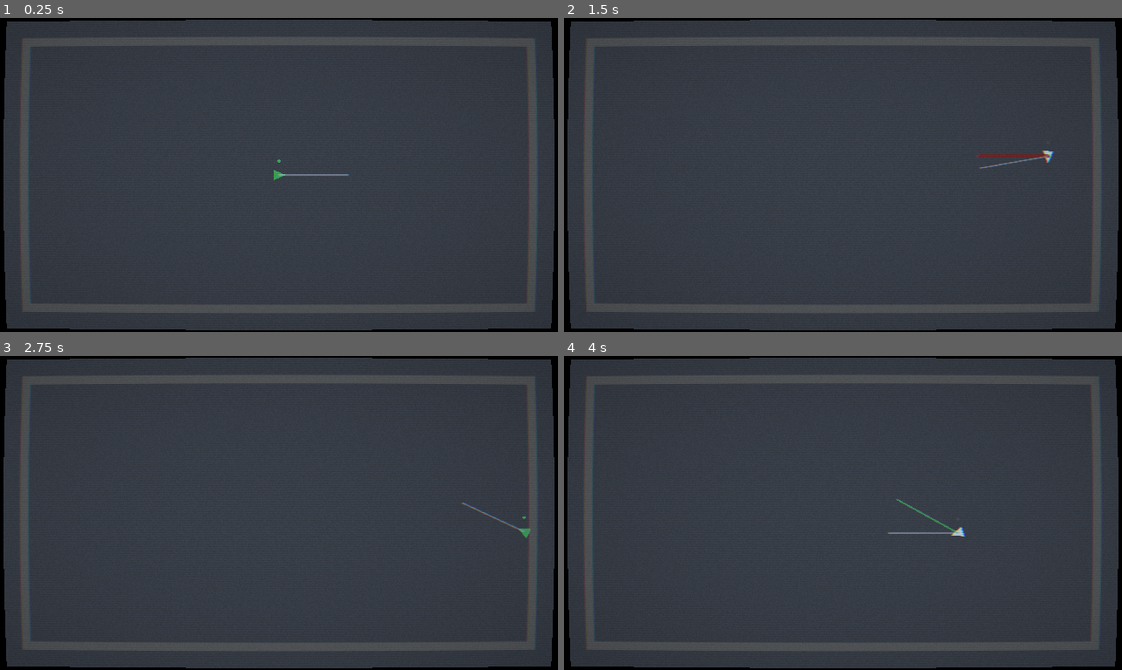
Above: before the commit, frames 1-4 (two rows, left to right).
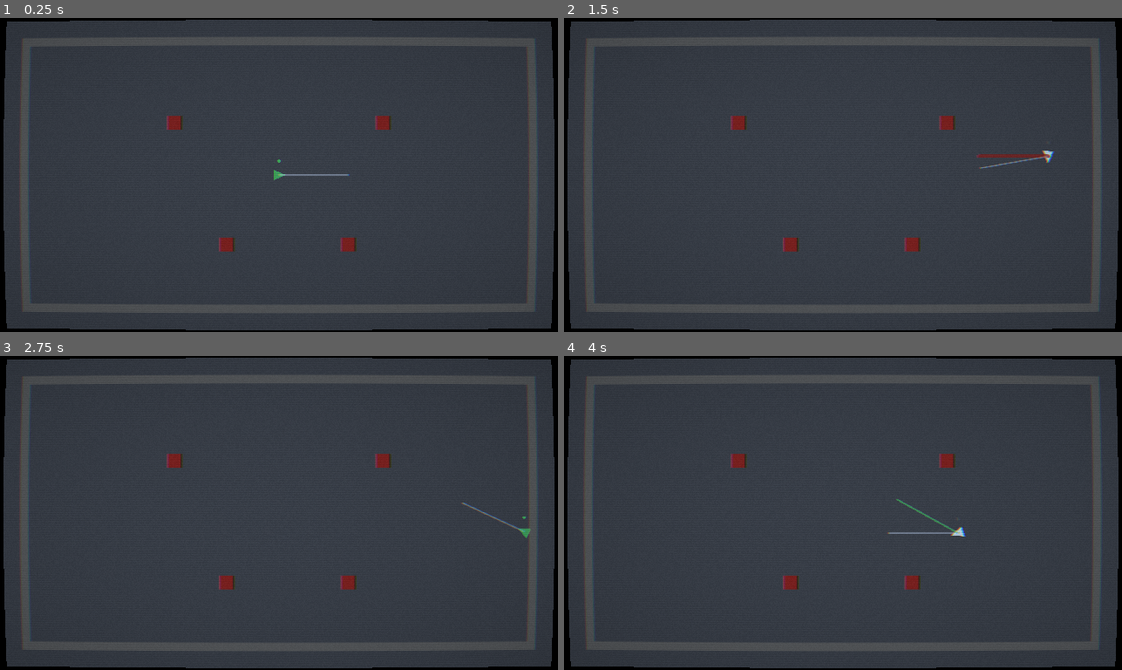
Above: after the commit, the same moments.

Repository: artemiiShabanov/slash-dash-slash
Game: Godot game, scene res://scenes/demos/m3_combat_demo.tscn
Two runs of this game, one before a commit and one after it. Both use one fixed random seed, a clock stepped at 60 frames per second and the inputs below. Before the commit the project starts from res://scenes/demos/m2_dash_demo.tscn.
Inputs (mouse positions are in pixels of both pictures, inside the frame that each line leads up to):
- Up to frame 1 (0.25 s): no input
- Up to frame 2 (1.5 s): tap Enter at 0.5 s; move the mouse to (965, 159) at 0.52 s; hold D 0.53-1.25 s; click (965, 159) at 0.67 s; tap Space at 0.77 s; drag from (731, 190) to (815, 237) at 1.27 s
- Up to frame 3 (2.75 s): tap Space at 2 s; move the mouse to (334, 443) at 2.02 s; hold D from 2.03 s (still down); click (334, 443) at 2.17 s
- Up to frame 4 (4 s): release D at 2.75 s; tap Enter at 2.75 s; drag from (815, 575) to (675, 465) at 2.77 s; move the mouse to (1010, 560) at 3.52 s; hold A from 3.53 s (still down); click (1010, 560) at 3.67 s; tap Space at 3.77 s

The runs differ from the first frame. In frame 1, 0.5% of the frame differs, in the area x 29-71%, y 31-75%; in frame 2, 0.5%; in frame 3, 0.5%; in frame 4, 0.5%.

Commit message:
Ship hit_detection spec (M3)
A slash dash now damages every enemy whose body the player passes
through, in a single pass. Reposition dashes deal no damage. Each
enemy takes damage at most once per dash.

- HitTuning resource: base_damage (placeholder until M5 sword stats),
  hit_radius_offset (forgiveness margin past body radius)
- HitArea (Area2D) child on the player. Monitoring toggles on
  weapon_fired, off on dash_ended. Initial overlaps caught via
  await get_tree().physics_frame; subsequent contacts via area_entered
- Per-dash hit list (_hit_this_dash) prevents double-tap on the same
  enemy in one dash; cleared at weapon_fired
- hit_landed(target, damage, position, dash_direction) signal on the
  player for future systems (gem procs, juice, sound)
- Enemy interface is duck-typed: any node in group "enemy" with a
  take_dash_hit(damage, dash_direction) method participates. Armor
  logic will live inside that method per armor-direction
- DummyEnemy scene + script: 3 HP placeholder for M3 smoke testing.
  Polygon2D + Area2D root, white-flash on hit, queue_free at 0 HP
- M3 combat demo: M2 arena + 4 dummies. Set as project main scene
- Collision layers: HitArea on layer=0 mask=2; dummies on layer=2
  mask=0. One-way detection

Spec at specs/hit_detection.md (Shipped).

Co-Authored-By: Claude Opus 4.7 (1M context) <noreply@anthropic.com>

Diff:
--- a/slash-dash-slash/project.godot
+++ b/slash-dash-slash/project.godot
@@ -11,7 +11,7 @@
 [application]
 
 config/name="slash-dash-slash"
-run/main_scene="res://scenes/demos/m2_dash_demo.tscn"
+run/main_scene="res://scenes/demos/m3_combat_demo.tscn"
 config/features=PackedStringArray("4.4", "Mobile")
 config/icon="res://icon.svg"
 
--- /dev/null
+++ b/slash-dash-slash/resources/hit_tuning.tres
@@ -0,0 +1,8 @@
+[gd_resource type="Resource" script_class="HitTuning" load_steps=2 format=3 uid="uid://b1hittunbas3"]
+
+[ext_resource type="Script" path="res://scripts/resources/hit_tuning.gd" id="1_htune"]
+
+[resource]
+script = ExtResource("1_htune")
+base_damage = 1
+hit_radius_offset = 2.0
--- /dev/null
+++ b/slash-dash-slash/scenes/demos/m3_combat_demo.tscn
@@ -0,0 +1,73 @@
+[gd_scene load_steps=4 format=3 uid="uid://dh7g6fuaexaj1"]
+
+[ext_resource type="PackedScene" path="res://scenes/player.tscn" id="1_player"]
+[ext_resource type="Script" uid="uid://cq54ixyk4iy5a" path="res://scripts/input_feedback_overlay.gd" id="2_overlay"]
+[ext_resource type="PackedScene" path="res://scenes/dummy_enemy.tscn" id="3_dummy"]
+
+[node name="M3CombatDemo" type="Node2D"]
+
+[node name="Camera2D" type="Camera2D" parent="."]
+
+[node name="Walls" type="Node2D" parent="."]
+
+[node name="WallTop" type="StaticBody2D" parent="Walls"]
+
+[node name="Visual" type="Polygon2D" parent="Walls/WallTop"]
+color = Color(0.45, 0.42, 0.38, 1)
+polygon = PackedVector2Array(-300, -160, 300, -160, 300, -150, -300, -150)
+
+[node name="CollisionPolygon2D" type="CollisionPolygon2D" parent="Walls/WallTop"]
+polygon = PackedVector2Array(-300, -160, 300, -160, 300, -150, -300, -150)
+
+[node name="WallBottom" type="StaticBody2D" parent="Walls"]
+
+[node name="Visual" type="Polygon2D" parent="Walls/WallBottom"]
+color = Color(0.45, 0.42, 0.38, 1)
+polygon = PackedVector2Array(-300, 150, 300, 150, 300, 160, -300, 160)
+
+[node name="CollisionPolygon2D" type="CollisionPolygon2D" parent="Walls/WallBottom"]
+polygon = PackedVector2Array(-300, 150, 300, 150, 300, 160, -300, 160)
+
+[node name="WallLeft" type="StaticBody2D" parent="Walls"]
+
+[node name="Visual" type="Polygon2D" parent="Walls/WallLeft"]
+color = Color(0.45, 0.42, 0.38, 1)
+polygon = PackedVector2Array(-300, -160, -290, -160, -290, 160, -300, 160)
+
+[node name="CollisionPolygon2D" type="CollisionPolygon2D" parent="Walls/WallLeft"]
+polygon = PackedVector2Array(-300, -160, -290, -160, -290, 160, -300, 160)
+
+[node name="WallRight" type="StaticBody2D" parent="Walls"]
+
+[node name="Visual" type="Polygon2D" parent="Walls/WallRight"]
+color = Color(0.45, 0.42, 0.38, 1)
+polygon = PackedVector2Array(290, -160, 300, -160, 300, 160, 290, 160)
+
+[node name="CollisionPolygon2D" type="CollisionPolygon2D" parent="Walls/WallRight"]
+polygon = PackedVector2Array(290, -160, 300, -160, 300, 160, 290, 160)
+
+[node name="Enemies" type="Node2D" parent="."]
+
+[node name="DummyA" parent="Enemies" instance=ExtResource("3_dummy")]
+position = Vector2(-120, -60)
+
+[node name="DummyB" parent="Enemies" instance=ExtResource("3_dummy")]
+position = Vector2(120, -60)
+
+[node name="DummyC" parent="Enemies" instance=ExtResource("3_dummy")]
+position = Vector2(-60, 80)
+
+[node name="DummyD" parent="Enemies" instance=ExtResource("3_dummy")]
+position = Vector2(80, 80)
+
+[node name="Player" parent="." instance=ExtResource("1_player")]
+
+[node name="UILayer" type="CanvasLayer" parent="."]
+
+[node name="FeedbackOverlay" type="Control" parent="UILayer"]
+layout_mode = 3
+anchors_preset = 15
+anchor_right = 1.0
+anchor_bottom = 1.0
+mouse_filter = 2
+script = ExtResource("2_overlay")
--- /dev/null
+++ b/slash-dash-slash/scenes/dummy_enemy.tscn
@@ -0,0 +1,18 @@
+[gd_scene load_steps=3 format=3]
+
+[ext_resource type="Script" path="res://scripts/dummy_enemy.gd" id="1_dummy"]
+
+[sub_resource type="CircleShape2D" id="cs_dummy"]
+radius = 8.0
+
+[node name="DummyEnemy" type="Area2D"]
+collision_layer = 2
+collision_mask = 0
+script = ExtResource("1_dummy")
+
+[node name="Visual" type="Polygon2D" parent="."]
+polygon = PackedVector2Array(-8, -8, 8, -8, 8, 8, -8, 8)
+color = Color(0.65, 0.16, 0.13, 1)
+
+[node name="CollisionShape2D" type="CollisionShape2D" parent="."]
+shape = SubResource("cs_dummy")
--- a/slash-dash-slash/scenes/player.tscn
+++ b/slash-dash-slash/scenes/player.tscn
@@ -1,17 +1,22 @@
-[gd_scene load_steps=6 format=3]
+[gd_scene load_steps=8 format=3]
 
 [ext_resource type="Script" path="res://scripts/player.gd" id="1_player"]
 [ext_resource type="Resource" path="res://resources/dash_tuning.tres" id="2_tuning"]
 [ext_resource type="Resource" path="res://resources/weapon_tuning.tres" id="3_wtune"]
 [ext_resource type="PackedScene" path="res://scenes/ui/stamina_pips.tscn" id="4_pips"]
+[ext_resource type="Resource" path="res://resources/hit_tuning.tres" id="5_htune"]
 
 [sub_resource type="CircleShape2D" id="cs_player"]
 radius = 6.0
+
+[sub_resource type="CircleShape2D" id="cs_hitarea"]
+radius = 8.0
 
 [node name="Player" type="CharacterBody2D"]
 script = ExtResource("1_player")
 tuning = ExtResource("2_tuning")
 weapon_tuning = ExtResource("3_wtune")
+hit_tuning = ExtResource("5_htune")
 
 [node name="Body" type="Polygon2D" parent="."]
 ; Right-pointing arrow so rotation is readable: tip at (8, 0).
@@ -28,4 +33,13 @@
 begin_cap_mode = 2
 end_cap_mode = 2
 
+[node name="HitArea" type="Area2D" parent="."]
+collision_layer = 0
+collision_mask = 2
+monitoring = false
+monitorable = false
+
+[node name="HitAreaShape" type="CollisionShape2D" parent="HitArea"]
+shape = SubResource("cs_hitarea")
+
 [node name="StaminaPips" parent="." instance=ExtResource("4_pips")]
--- /dev/null
+++ b/slash-dash-slash/scripts/dummy_enemy.gd
@@ -0,0 +1,32 @@
+extends Area2D
+class_name DummyEnemy
+
+## Placeholder enemy for the M3 hit-detection smoke test.
+## Replaced by real enemy specs in M4.
+
+@export var max_health: int = 3
+
+@onready var visual: Polygon2D = $Visual
+
+var health: int = 0
+var _flash_tween: Tween = null
+
+func _ready() -> void:
+	add_to_group("enemy")
+	health = max_health
+	visual.modulate = Color(1, 1, 1, 1)
+
+## Player calls this on contact during a slash dash. Armor logic will live
+## here (per `armor-direction`) but for now we just subtract.
+func take_dash_hit(damage: int, _dash_direction: Vector2) -> void:
+	health -= damage
+	_flash()
+	if health <= 0:
+		queue_free()
+
+func _flash() -> void:
+	if _flash_tween != null and _flash_tween.is_valid():
+		_flash_tween.kill()
+	visual.modulate = Color(2.5, 2.5, 2.5, 1)
+	_flash_tween = create_tween()
+	_flash_tween.tween_property(visual, "modulate", Color(1, 1, 1, 1), 0.15)
--- a/slash-dash-slash/scripts/player.gd
+++ b/slash-dash-slash/scripts/player.gd
@@ -37,10 +37,15 @@
 ## Stamina changed (drain or regen). UI listens here.
 signal stamina_changed(current: int, max: int)
 
+## A slash dash made contact with an enemy. Per-dash, per-enemy (no double-tap).
+## Future systems (gem procs, juice, sound) listen here.
+signal hit_landed(target: Node, damage: int, position: Vector2, dash_direction: Vector2)
+
 # ===== Tunables =====
 
 const TUNING_PATH := "res://resources/dash_tuning.tres"
 const WEAPON_TUNING_PATH := "res://resources/weapon_tuning.tres"
+const HIT_TUNING_PATH := "res://resources/hit_tuning.tres"
 
 # Floors clamping pathological modifier stacks so dashes always commit.
 const MIN_DISTANCE: float = 1.0
@@ -48,6 +53,7 @@
 
 @export var tuning: DashTuning
 @export var weapon_tuning: WeaponTuning
+@export var hit_tuning: HitTuning
 
 # ===== Public state =====
 
@@ -67,6 +73,11 @@
 
 var _cooldown_remaining: float = 0.0
 var _regen_accumulator: float = 0.0
+
+# ===== Internal hit-detection state =====
+
+# Set of targets already hit during the current dash; reset on weapon_fired.
+var _hit_this_dash: Dictionary = {}
 
 # ===== Internal dash state =====
 
@@ -92,6 +103,8 @@
 
 @onready var trail: Line2D = $Trail
 @onready var body: Polygon2D = $Body
+@onready var hit_area: Area2D = $HitArea
+@onready var hit_area_shape: CollisionShape2D = $HitArea/HitAreaShape
 
 # Held reference so a new dash can kill an in-flight fade. Without this, the
 # fade tween would overwrite the new dash's freshly-reset alpha and clear its
@@ -139,6 +152,18 @@
 	call_deferred("emit_signal", "stamina_changed", stamina, weapon_tuning.max_stamina)
 	call_deferred("emit_signal", "weapon_loaded")
 
+	# Hit-detection init.
+	if hit_tuning == null:
+		hit_tuning = load(HIT_TUNING_PATH) as HitTuning
+		if hit_tuning == null:
+			push_error("Player: failed to load HitTuning at %s; using defaults." % HIT_TUNING_PATH)
+			hit_tuning = HitTuning.new()
+	_apply_hit_radius()
+	hit_area.monitoring = false
+	hit_area.area_entered.connect(_on_hit_area_area_entered)
+	weapon_fired.connect(_on_weapon_fired_for_hit)
+	dash_ended.connect(_on_dash_ended_for_hit)
+
 func _physics_process(delta: float) -> void:
 	# Push player position so InputSystem can compute mouse-relative aim.
 	InputSystem.player_world_position = global_position
@@ -283,6 +308,55 @@
 	if body == null:
 		return
 	body.modulate = weapon_tuning.loaded_tint_color if is_loaded else Color(1, 1, 1, 1)
+
+# ===== Hit detection =====
+
+func _apply_hit_radius() -> void:
+	# Read body radius from the existing CollisionShape2D so the player scene
+	# stays the source of truth for body size.
+	var body_radius: float = 6.0
+	var body_shape := $CollisionShape2D as CollisionShape2D
+	if body_shape != null and body_shape.shape is CircleShape2D:
+		body_radius = (body_shape.shape as CircleShape2D).radius
+	if hit_area_shape.shape is CircleShape2D:
+		(hit_area_shape.shape as CircleShape2D).radius = body_radius + hit_tuning.hit_radius_offset
+
+func _on_weapon_fired_for_hit(_direction: Vector2) -> void:
+	_hit_this_dash.clear()
+	hit_area.monitoring = true
+	# Catch enemies already overlapping the HitArea (Godot's area_entered only
+	# fires for transitions). Defer to next physics frame so monitoring takes
+	# effect first.
+	_check_initial_overlaps_async()
+
+func _on_dash_ended_for_hit(_traveled: Vector2) -> void:
+	hit_area.monitoring = false
+
+func _on_hit_area_area_entered(area: Area2D) -> void:
+	_try_hit(area)
+
+func _check_initial_overlaps_async() -> void:
+	await get_tree().physics_frame
+	if not hit_area.monitoring:
+		return  # dash already ended (e.g., zero-distance wall hit)
+	for area in hit_area.get_overlapping_areas():
+		_try_hit(area)
+
+func _try_hit(target: Node) -> void:
+	# Guards in order: still dashing (HitArea may flicker on the boundary),
+	# valid node, registered as an enemy, not already hit this dash.
+	if not is_dashing:
+		return
+	if target == null or not is_instance_valid(target):
+		return
+	if not target.is_in_group("enemy"):
+		return
+	if _hit_this_dash.has(target):
+		return
+	_hit_this_dash[target] = true
+	if target.has_method("take_dash_hit"):
+		target.take_dash_hit(hit_tuning.base_damage, _dash_direction)
+	hit_landed.emit(target, hit_tuning.base_damage, target.global_position, _dash_direction)
 
 # ===== Trail =====
 
--- /dev/null
+++ b/slash-dash-slash/scripts/resources/hit_tuning.gd
@@ -0,0 +1,13 @@
+class_name HitTuning
+extends Resource
+
+## Tunables for the player's hit-through detection. Stored at
+## `res://resources/hit_tuning.tres`. `base_damage` is a placeholder until
+## sword stats arrive in M5; `hit_radius_offset` adds forgiveness past the
+## body's collision radius.
+
+## Damage applied per enemy contact during a slash dash.
+@export var base_damage: int = 1
+
+## Pixels added to the player's body radius to compute the HitArea radius.
+@export var hit_radius_offset: float = 2.0
Not shown, added: slash-dash-slash/scripts/dummy_enemy.gd.uid
Not shown, added: slash-dash-slash/scripts/resources/hit_tuning.gd.uid
Not shown, added: specs/hit_detection.md
